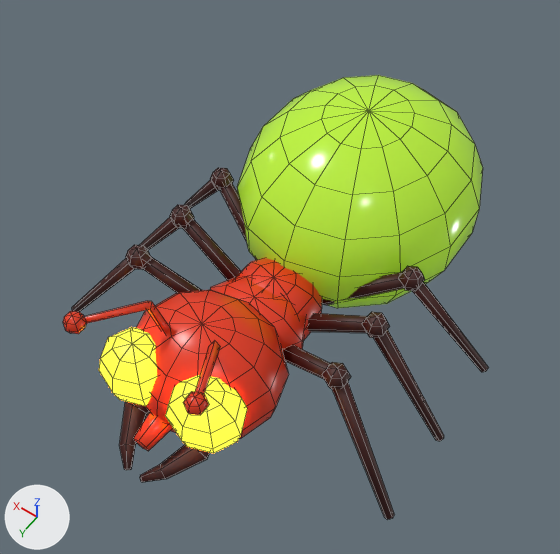
Two versions of the Blender file assets-src/escupidora/escupidora.blend, one commit apart.
One viewpoint serves both versions: a 50 mm lens placed at (-1.41, 1.93, 3.64), pointed at (-0.02, -0.02, 0.58). Lighting does not change. The marker at lower left points along +X, +Y and +Z. The picture after the commit comes second. Mesh edges are drawn as thin lines.

Before the edit, the objects in view are built like this:
```python
me_escupidora = bpy.data.meshes.new('Escupidora')
me_escupidora.from_pydata(...)  # 802 vertices, 826 faces; spans x -1.06..1.06, y -1.55..1.11, z -0.04..1.08
me_escupidora.polygons.foreach_set('use_smooth', [True] * 826)
# faces by material slot: [174, 282, 96, 274]
me_escupidora.materials.append(mat_sac)  # green #b8e838, glowing dark green #4a6a10
me_escupidora.materials.append(mat_body)  # red #e83a18
me_escupidora.materials.append(mat_eye)  # orange #ffb020, glowing orange #ffb020
me_escupidora.materials.append(mat_legs)  # dark red #3d0e08
ob_escupidora = bpy.data.objects.new('Escupidora', me_escupidora)
ob_escupidora.location = (0.0, 0.0, 0.0)
```
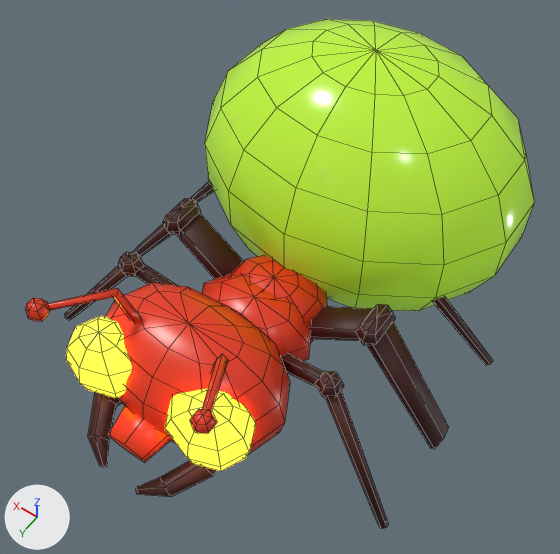
What differs and where, as boxes (x1, y1, x2, y2) in the pictures (560 x 554 px; the box of a moved part takes in the faces that stretch with it):
'Escupidora', reshaped (20% wider, 15% taller): before (63, 75, 488, 520); after (25, 19, 534, 529)
part 1 of me_escupidora, moved or reshaped: before (237, 75, 483, 308); after (205, 19, 534, 311)
part 2 of me_escupidora, moved or reshaped: before (235, 258, 322, 340); after (230, 255, 327, 344)
part 3 of me_escupidora, moved or reshaped: before (210, 277, 306, 351); after (202, 274, 311, 361)
part 4 of me_escupidora, moved or reshaped: before (134, 412, 172, 451); after (109, 405, 172, 463)
part 5 of me_escupidora, moved or reshaped: before (183, 391, 209, 415); after (190, 409, 217, 434)
part 6 of me_escupidora, moved or reshaped: before (63, 311, 87, 334); after (25, 298, 50, 321)
part 7 of me_escupidora, moved or reshaped: before (322, 362, 351, 389); after (315, 371, 344, 397)
part 8 of me_escupidora, moved or reshaped: before (283, 345, 330, 379); after (281, 353, 323, 387)
part 9 of me_escupidora, moved or reshaped: before (332, 382, 395, 520); after (325, 391, 389, 529)
part 10 of me_escupidora, moved or reshaped (not visible afterwards): before (322, 272, 404, 305)
part 11 of me_escupidora, moved or reshaped (not visible afterwards): before (398, 266, 425, 291)
part 12 of me_escupidora, moved or reshaped: before (143, 256, 202, 293); after (135, 263, 176, 285)
part 13 of me_escupidora, moved or reshaped: before (412, 282, 488, 372); after (432, 297, 493, 365)
part 14 of me_escupidora, moved or reshaped: before (126, 245, 151, 270); after (118, 252, 144, 276)
part 15 of me_escupidora, moved or reshaped: before (72, 258, 135, 312); after (65, 265, 127, 320)
part 16 of me_escupidora, moved or reshaped (not visible afterwards): before (219, 182, 257, 260)
part 17 of me_escupidora, moved or reshaped (not visible afterwards): before (210, 168, 234, 190)
part 18 of me_escupidora, moved or reshaped: before (184, 180, 218, 208); after (190, 181, 214, 203)
part 19 of me_escupidora, moved or reshaped: before (84, 205, 444, 482); after (47, 198, 449, 497)

Diff of the bpy script that builds the scene:
```diff
--- a/assets-src/escupidora/escupidora.blend.py
+++ b/assets-src/escupidora/escupidora.blend.py
@@ me_escupidora @@
-me_escupidora.from_pydata(...)  # 802 vertices, 826 faces; spans x -1.06..1.06, y -1.55..1.11, z -0.04..1.08
+me_escupidora.from_pydata(...)  # 802 vertices, 826 faces; spans x -1.06..1.06, y -1.55..1.19, z -0.05..1.44
+# me_escupidora part 1: the loose piece of 114 vertices spanning x -0.63..0.63, y -1.55..-0.09, z -0.04..1.08 is scaled about the mesh origin by (1.4, 1, 1.33)
+# me_escupidora part 2: the loose piece of 62 vertices spanning x -0.24..0.24, y -0.27..0.27, z 0.14..0.58 is scaled about its middle by (1.16, 1, 1)
+# me_escupidora part 3: the loose piece of 34 vertices spanning x -0.29..0.29, y -0.07..0.39, z 0.19..0.59 is scaled about its middle by (1.16, 1, 1)
+# me_escupidora part 4: the loose piece of 12 vertices spanning x -0.06..0.06, y 0.79..1.02, z 0.37..0.51 is scaled about its middle by (2.26, 1, 1), then moved by (0.0, 0.07, 0.09)
+# me_escupidora part 5: the loose piece of 20 vertices spanning x -0.36..-0.28, y 0.89..0.99, z 0.97..1.07 is moved by (-0.1, 0.07, 0.09)
+# me_escupidora part 6: the loose piece of 20 vertices spanning x 0.28..0.36, y 0.89..0.99, z 0.97..1.07 is moved by (0.1, 0.07, 0.09)
+# me_escupidora part 7: the loose piece of 20 vertices spanning x -0.64..-0.53, y 0.27..0.4, z 0.59..0.72 is moved by (0.0, 0.05, 0.0)
+# me_escupidora part 8: the loose piece of 12 vertices spanning x -0.61..-0.15, y 0.15..0.37, z 0.31..0.68 is moved by (0.0, 0.05, 0.0)
+# me_escupidora part 9: the loose piece of 12 vertices spanning x -1.05..-0.56, y 0.3..0.52, z 0.01..0.68 is moved by (0.0, 0.05, 0.0)
+# me_escupidora part 10: the loose piece of 12 vertices spanning x -0.61..-0.15, y -0.37..-0.15, z 0.31..0.68 is moved by (0.0, -0.05, 0.0)
+# me_escupidora part 11: the loose piece of 20 vertices spanning x -0.64..-0.53, y -0.4..-0.27, z 0.59..0.72 is moved by (0.0, -0.05, 0.0)
+# me_escupidora part 12: the loose piece of 12 vertices spanning x 0.15..0.61, y 0.15..0.37, z 0.31..0.68 is moved by (0.0, 0.05, 0.0)
+# me_escupidora part 13: the loose piece of 12 vertices spanning x -1.05..-0.56, y -0.52..-0.3, z 0.01..0.68 is moved by (0.0, -0.05, 0.0)
+# me_escupidora part 14: the loose piece of 20 vertices spanning x 0.53..0.64, y 0.27..0.4, z 0.59..0.72 is moved by (0.0, 0.05, 0.0)
+# me_escupidora part 15: the loose piece of 12 vertices spanning x 0.56..1.05, y 0.3..0.52, z 0.01..0.68 is moved by (0.0, 0.05, 0.0)
+# me_escupidora part 16: the loose piece of 12 vertices spanning x 0.15..0.61, y -0.37..-0.15, z 0.31..0.68 is moved by (0.0, -0.05, 0.0)
+# me_escupidora part 17: the loose piece of 20 vertices spanning x 0.53..0.64, y -0.4..-0.27, z 0.59..0.72 is moved by (0.0, -0.05, 0.0)
+# me_escupidora part 18: the loose piece of 12 vertices spanning x 0.56..1.05, y -0.52..-0.3, z 0.01..0.68 is moved by (0.0, -0.05, 0.0)
+# me_escupidora part 19: 314 of 802 vertices moved; they spanned x -1.05..1.06, y -0.06..1.11, z 0.02..1.04 and now span x -1.05..1.06, y -0.12..1.19, z 0.02..1.13; mean shift (0.0, 0.06, 0.06); largest move (0.11, 1.03, 0.31) -> (0.21, 1.1, 0.4)
+# other edits to the shape of me_escupidora do not show in these pictures
 me_escupidora.materials.append(mat_sac)
```
